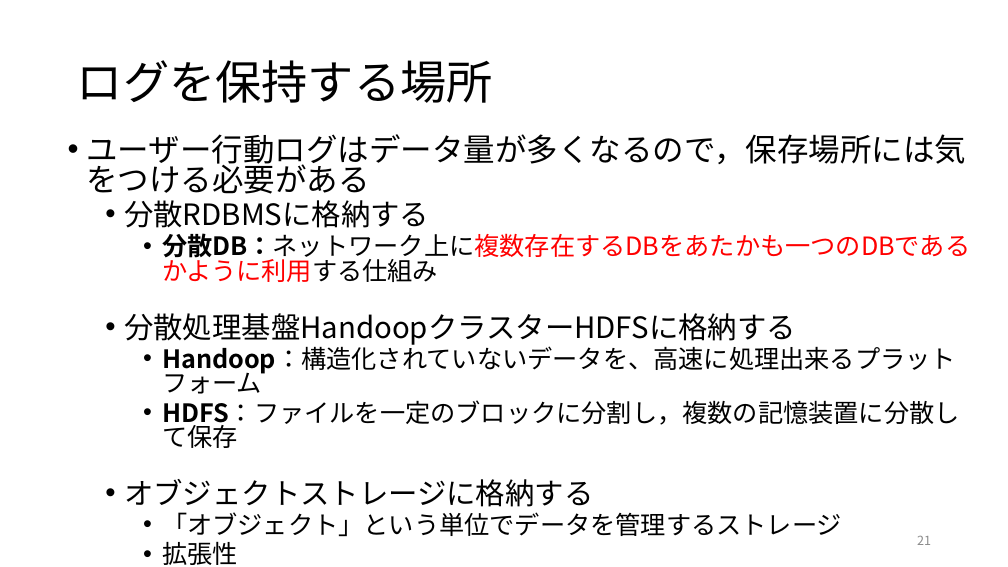
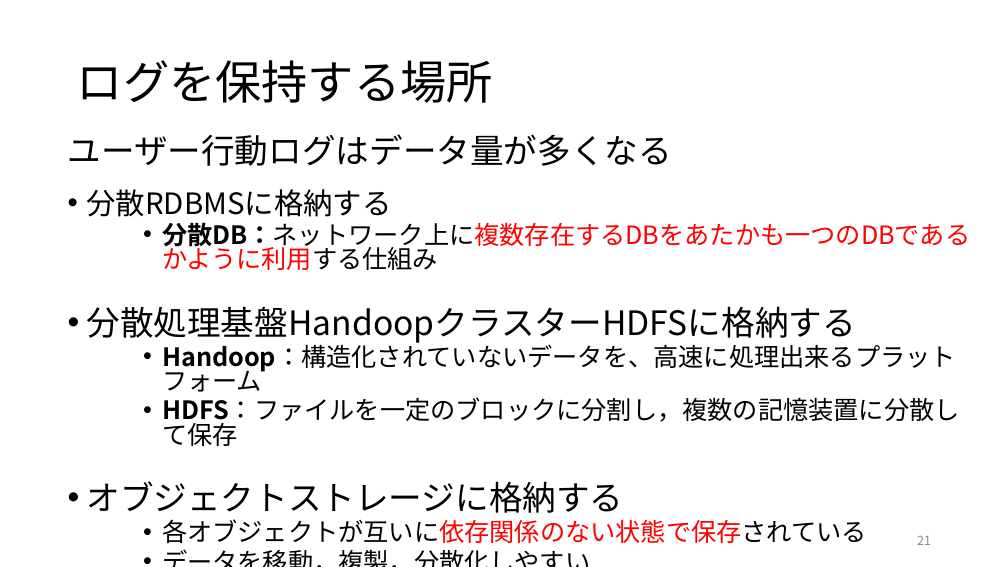
Before and after one commit to ryosuke-ku/Rinko, a slide deck: slide 21 of 仕事ではじめる機械学習第4章.pptx. Drawn at 1008x567 pixels with LibreOffice and Linux fonts; fonts in the diff are those of the drawing. Boxes give left, top, right and bottom in pixels: in the first picture for what was removed or moved away, otherwise in the second. Text is boxed around its words. In the diff, an @@ line names an element or a change of style, - is before the commit and + after.

```diff
--- a/仕事ではじめる機械学習第4章.pptx
+++ b/仕事ではじめる機械学習第4章.pptx
@@ text at <box>68,134,672,166</box>: text changed; size 30 to 32 pt @@
-• ユーザー行動ログはデータ量が多くなるので，保存場所には気をつける必要がある
+ユーザー行動ログはデータ量が多くなる
@@ text at <box>86,189,855,520</box>: size 28 to 32 pt in "分散処理基盤HandoopクラスターHDFSに格納する", "オブジェクトストレージに格納する"; list level 2 to 1 in "分散RDBMSに格納する"; list level 2 to 1 in "分散処理基盤HandoopクラスターHDFSに格納する"; list level 2 to 1 in "オブジェクトストレージに格納する" @@
@@ text at <box>162,519,867,543</box>: text changed @@
-    • 「オブジェクト」という単位でデータを管理するストレージ
-    • 拡張性
+    • 各オブジェクトが互いに依存関係のない状態で保存されている
+    • データを移動，複製，分散化しやすい
```
Also in this commit, not shown: 4 other slides changed, 2 other files.
